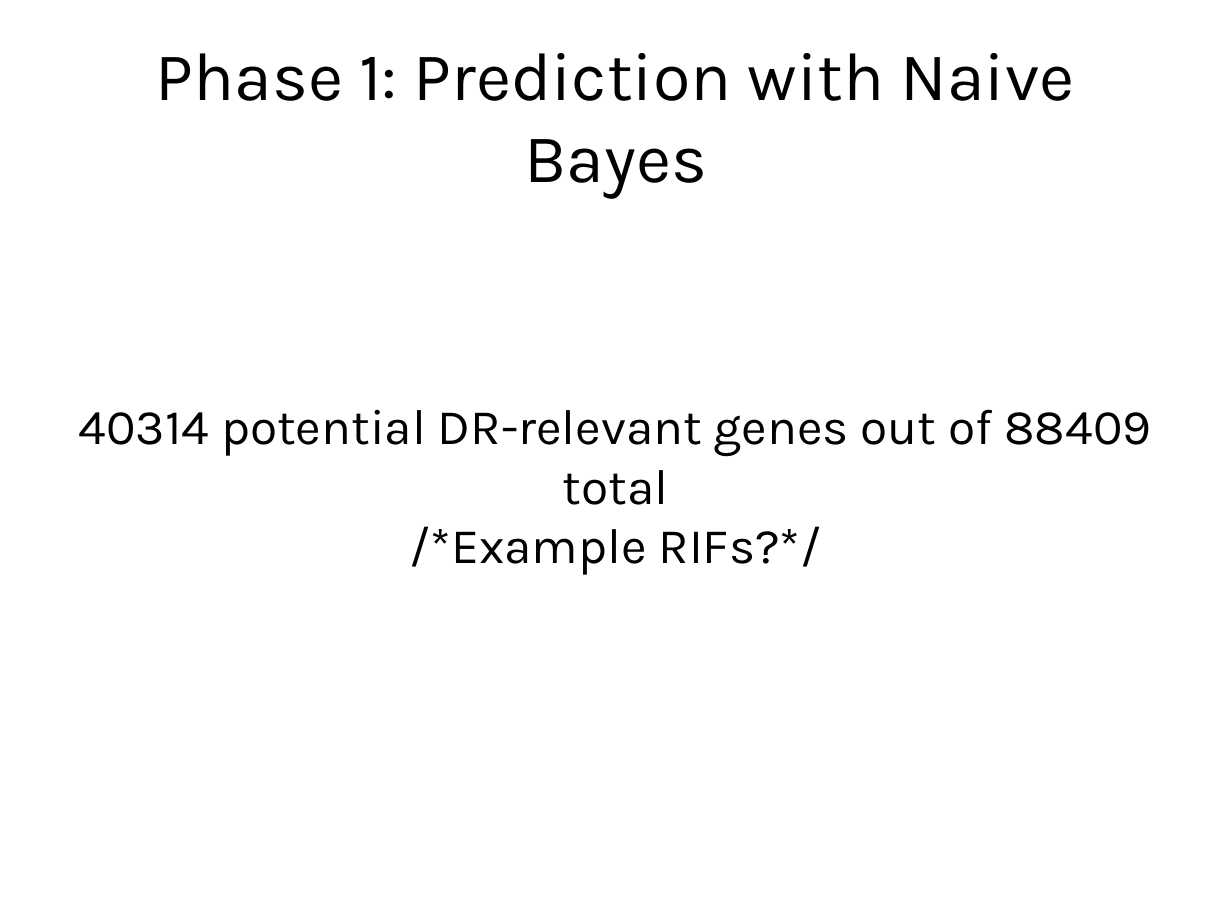
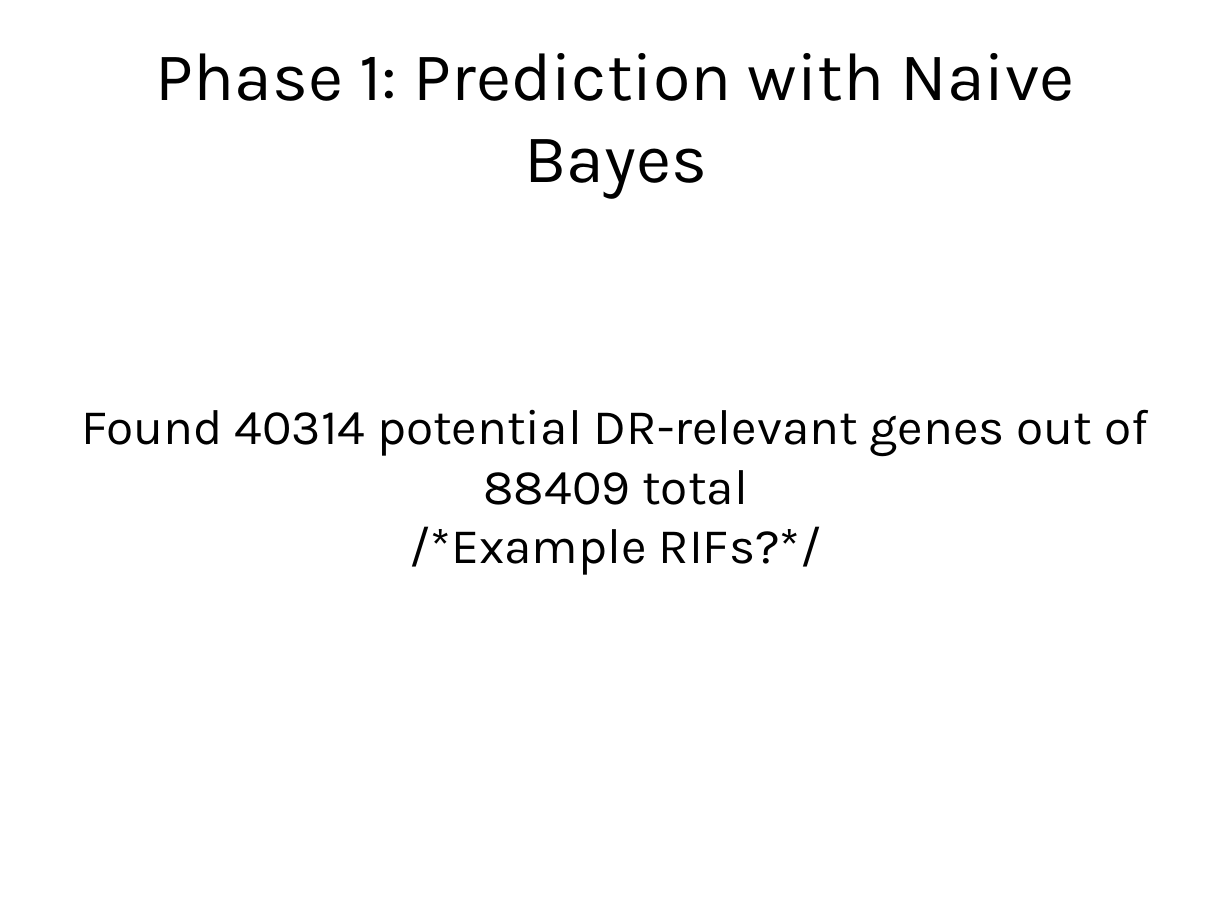
Before and after one commit to DeepwaterCreations/genDR-generif-analysis, a slide deck: slide 9 of presentation.odp (slide 7 before the commit). Drawn at 1232x924 pixels with LibreOffice and Linux fonts; fonts in the diff are those of the drawing. Boxes give left, top, right and bottom in pixels: in the first picture for what was removed or moved away, otherwise in the second. Text is boxed around its words. In the diff, an @@ line names an element or a change of style, - is before the commit and + after.

```diff
--- a/presentation.odp
+++ b/presentation.odp
@@ subtitle at (x1=82, y1=409, x2=1148, y2=505): text changed @@
-40314 potential DR-relevant genes out of 88409 total
+Found 40314 potential DR-relevant genes out of 88409 total
```
Also in this commit, not shown: 1 other slide changed, 3 slides added, 1 slide removed.
